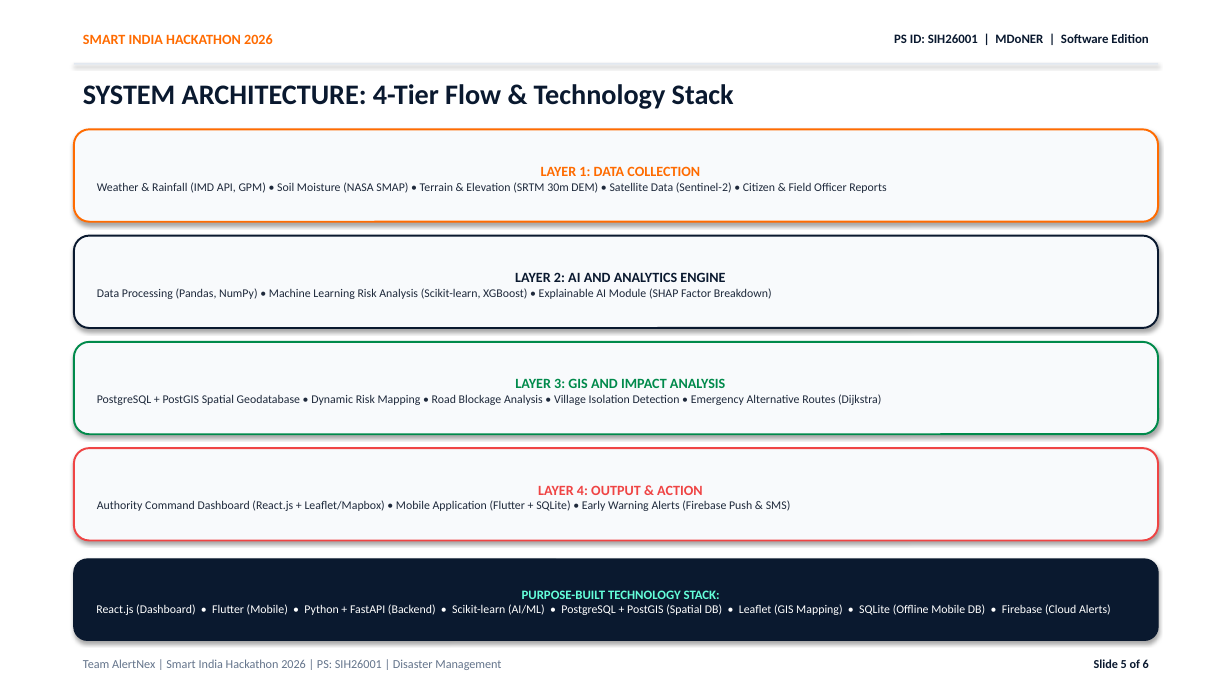
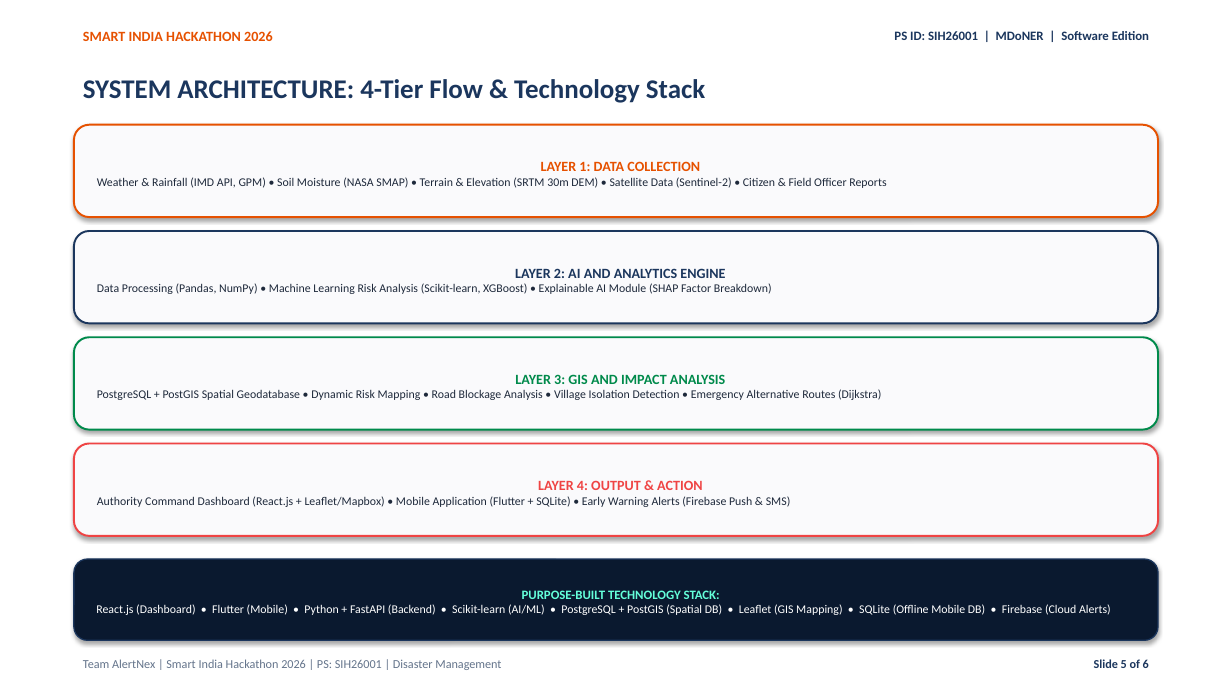
Before and after one commit to ayush-tech3/MinistryofDevelopmentofNorthEasternRegion-MDoNER-, a slide deck: slide 5 of presentation/SIH2026_AlertNex_Official_6Slides.pptx. Drawn at 1232x693 pixels with LibreOffice and Linux fonts; fonts in the diff are those of the drawing; background and template pictures are left out. Boxes give left, top, right and bottom in pixels: in the first picture for what was removed or moved away, otherwise in the second. Text is boxed around its words. In the diff, an @@ line names an element or a change of style, - is before the commit and + after.

```diff
--- a/presentation/SIH2026_AlertNex_Official_6Slides.pptx
+++ b/presentation/SIH2026_AlertNex_Official_6Slides.pptx
@@ rectangle removed at bbox=[0, 0, 1232, 693] @@
@@ text "SMART INDIA HACKATHON 2026" at bbox=[83, 31, 273, 41]: text colour #FF6B00 to #E65100 @@
@@ text "PS ID: SIH26001 | MDoNER ..." at bbox=[894, 31, 1149, 40]: text colour #0A192F to #1B365D @@
@@ text "SYSTEM ARCHITECTURE: 4-Tier Flow & ..." at bbox=[83, 79, 705, 103]: size 22 to 21 pt, text colour #0A192F to #1B365D @@
@@ rectangle removed at bbox=[74, 63, 1158, 65] @@
@@ rounded rectangle "LAYER 1: DATA COLLECTION" at bbox=[74, 125, 1158, 217]: fill #F8FAFC to #FAFAFC; outline #FF6B00 1.5 pt to #E65100 1.5 pt @@
@@ text in rounded rectangle at bbox=[541, 161, 700, 171]: text colour #FF6B00 to #E65100 in "LAYER 1: DATA COLLECTION" @@
@@ rounded rectangle "LAYER 2: AI AND ANALYTICS ..." at bbox=[74, 231, 1158, 323]: fill #F8FAFC to #FAFAFC; outline #0A192F 1.5 pt to #1B365D 1.5 pt @@
@@ text in rounded rectangle at bbox=[515, 268, 725, 278]: text colour #0A192F to #1B365D in "LAYER 2: AI AND ANALYTICS ENGINE" @@
@@ rounded rectangle "LAYER 3: GIS AND IMPACT ..." at bbox=[74, 337, 1158, 430]: fill #F8FAFC to #FAFAFC @@
@@ 4 rounded rectangles: place and size @@
-4 rounded rectangles at bbox=[74, 129, 1158, 541]
+4 rounded rectangles at bbox=[74, 125, 1158, 536]
@@ rounded rectangle "LAYER 4: OUTPUT & ACTION" at bbox=[74, 444, 1158, 536]: fill #F8FAFC to #FAFAFC @@
@@ rounded rectangle "PURPOSE-BUILT TECHNOLOGY STACK:" at bbox=[74, 559, 1158, 640]: outline #0A192F 1 pt to #1B365D 1 pt @@
@@ text "Slide 5 of 6" at bbox=[1094, 659, 1149, 668]: text colour #0A192F to #1B365D @@
```
Also in this commit, not shown: 5 other slides changed, 5 other files.
